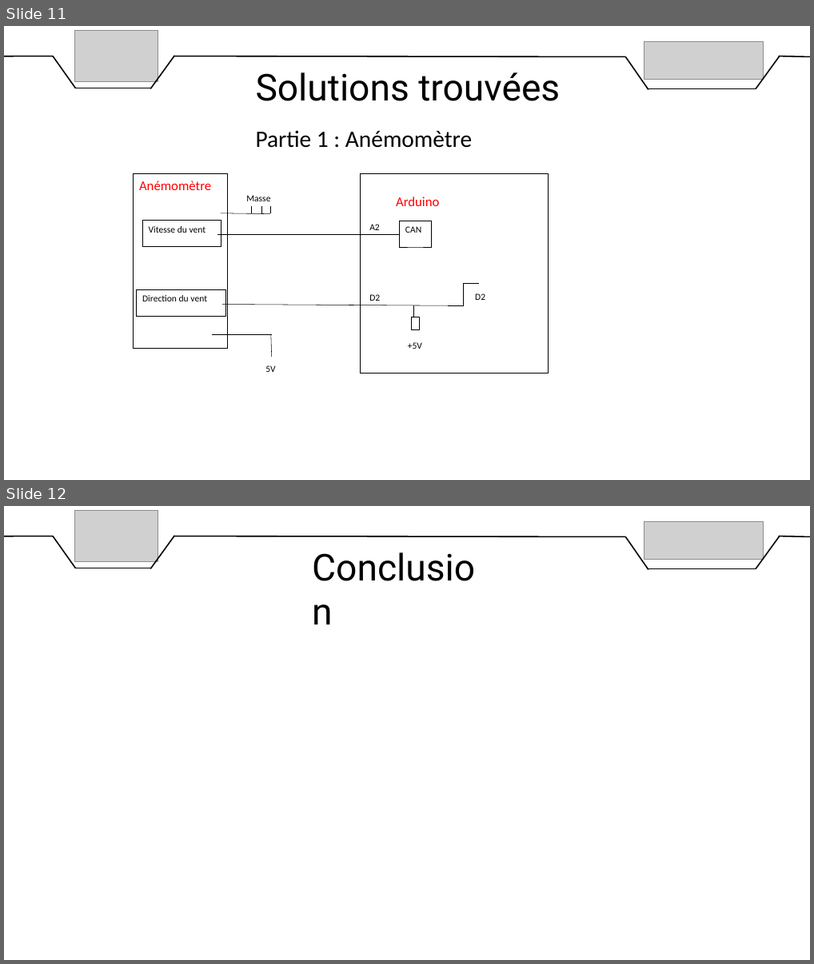
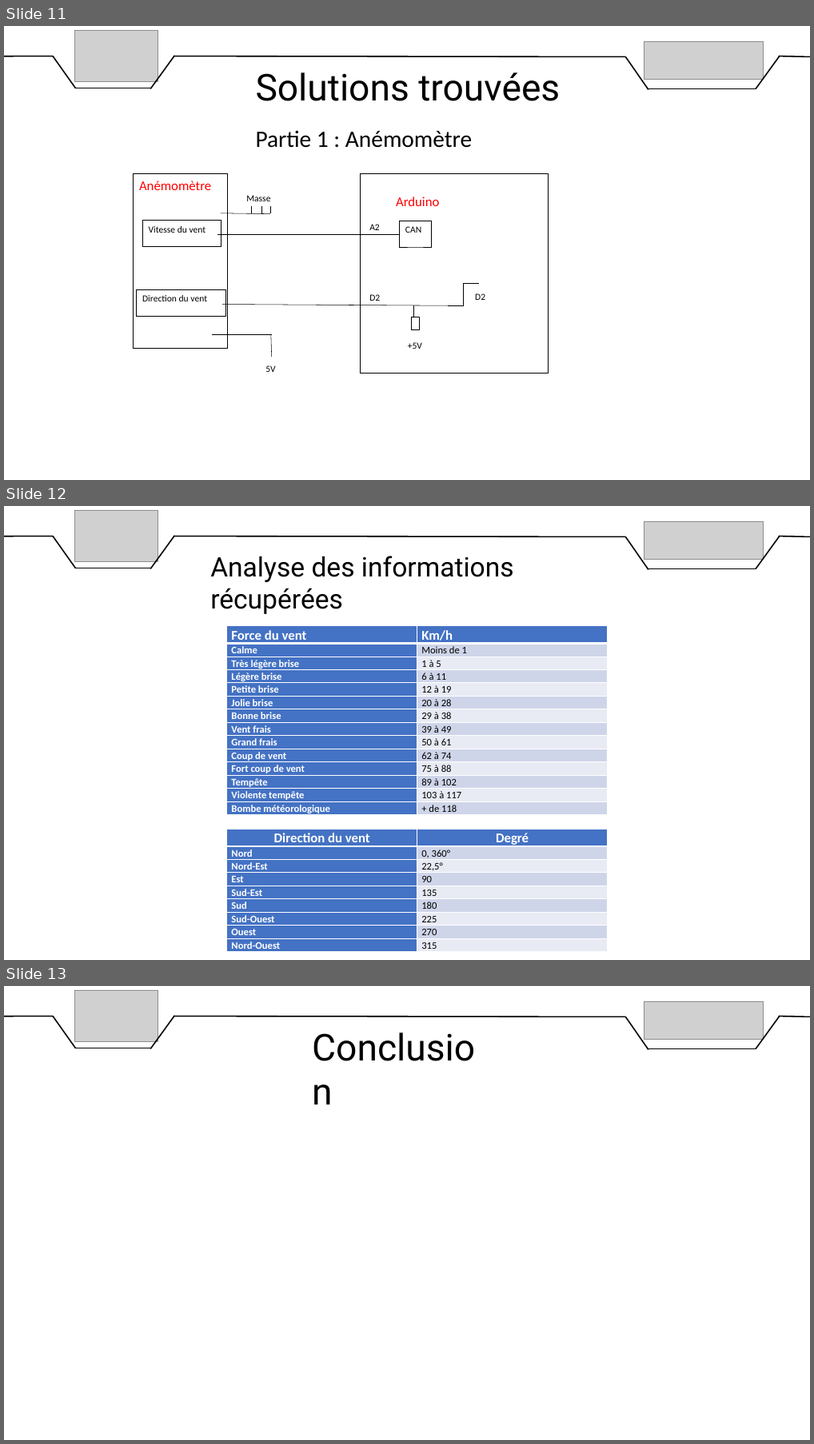
Before and after one commit to DylanChe/SupervisionSerre, a slide deck: oral_projet/revue_2/diaporama_revue_2_steven.pptx. Shown one above the other, each under a label of ours: slides 11 and 12 before the commit, slides 11, 12 and 13 after it. The pictures are 814x964 and 814x1444 pixels, drawn with LibreOffice and Linux fonts; fonts in the diff are those of the drawing; grey boxes stand for pictures. Boxes give left, top, right and bottom in pixels: in the first picture for what was removed or moved away, otherwise in the second. Text is boxed around its words. In the diff, an @@ line names an element or a change of style, - is before the commit and + after.

```diff
--- a/oral_projet/revue_2/diaporama_revue_2_steven.pptx
+++ b/oral_projet/revue_2/diaporama_revue_2_steven.pptx
@@ slide 12 added at (x1=4, y1=506, x2=810, y2=960), background #FFFFFF @@
@@ picture added at (x1=74, y1=510, x2=158, y2=562) @@
@@ picture added at (x1=645, y1=522, x2=764, y2=560) @@
@@ line added from (4, 536) to (53, 536), #000000 1.5 pt @@
@@ line added from (53, 536) to (75, 568), #000000 1.5 pt @@
@@ line added from (174, 536) to (150, 569), #000000 1.5 pt @@
@@ line added from (174, 536) to (626, 537), #000000 1.5 pt @@
@@ line added from (626, 537) to (649, 569), #000000 1.5 pt @@
@@ line added from (780, 536) to (756, 569), #000000 1.5 pt @@
@@ line added from (779, 536) to (810, 537), #000000 1.5 pt @@
@@ line added from (75, 568) to (152, 568), #000000 1.5 pt @@
@@ text added at (x1=210, y1=556, x2=514, y2=614), 32 pt, text #000000 @@
+Analyse des informations récupérées
@@ line added from (649, 569) to (756, 569), #000000 1.5 pt @@
@@ table added at (x1=227, y1=626, x2=608, y2=816), 14 rows, 2 columns @@
+Force du vent | Km/h
+Calme | Moins de 1
+Très légère brise | 1 à 5
+Légère brise | 6 à 11
+Petite brise | 12 à 19
+Jolie brise | 20 à 28
+Bonne brise | 29 à 38
+Vent frais | 39 à 49
+Grand frais | 50 à 61
+Coup de vent | 62 à 74
+Fort coup de vent | 75 à 88
+Tempête | 89 à 102
+Violente tempête | 103 à 117
+Bombe météorologique | + de 118
@@ table added at (x1=227, y1=828, x2=608, y2=952), 9 rows, 2 columns @@
+Direction du vent | Degré
+Nord | 0, 360°
+Nord-Est | 22,5°
+Est | 90
+Sud-Est | 135
+Sud | 180
+Sud-Ouest | 225
+Ouest | 270
+Nord-Ouest | 315
@@ what was slide 12 is now slide 13 @@
```
Also in this commit, not shown: 1 slide changed, 2 other files.
